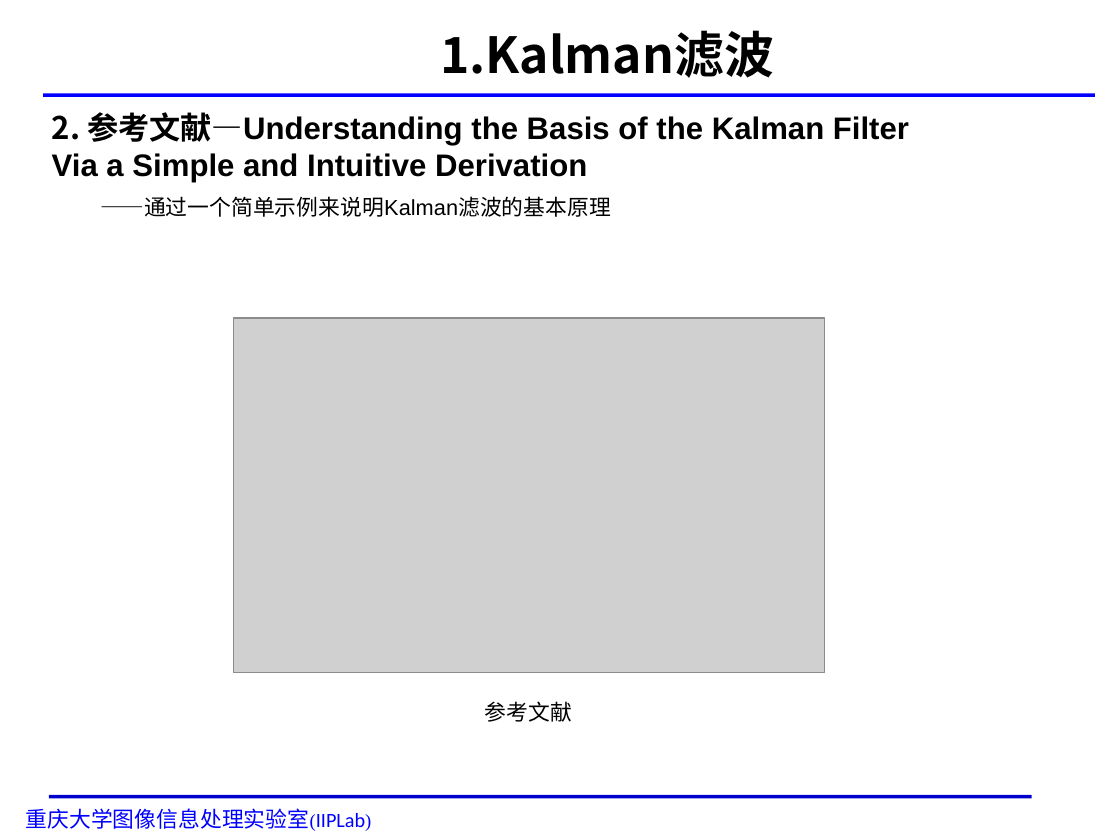
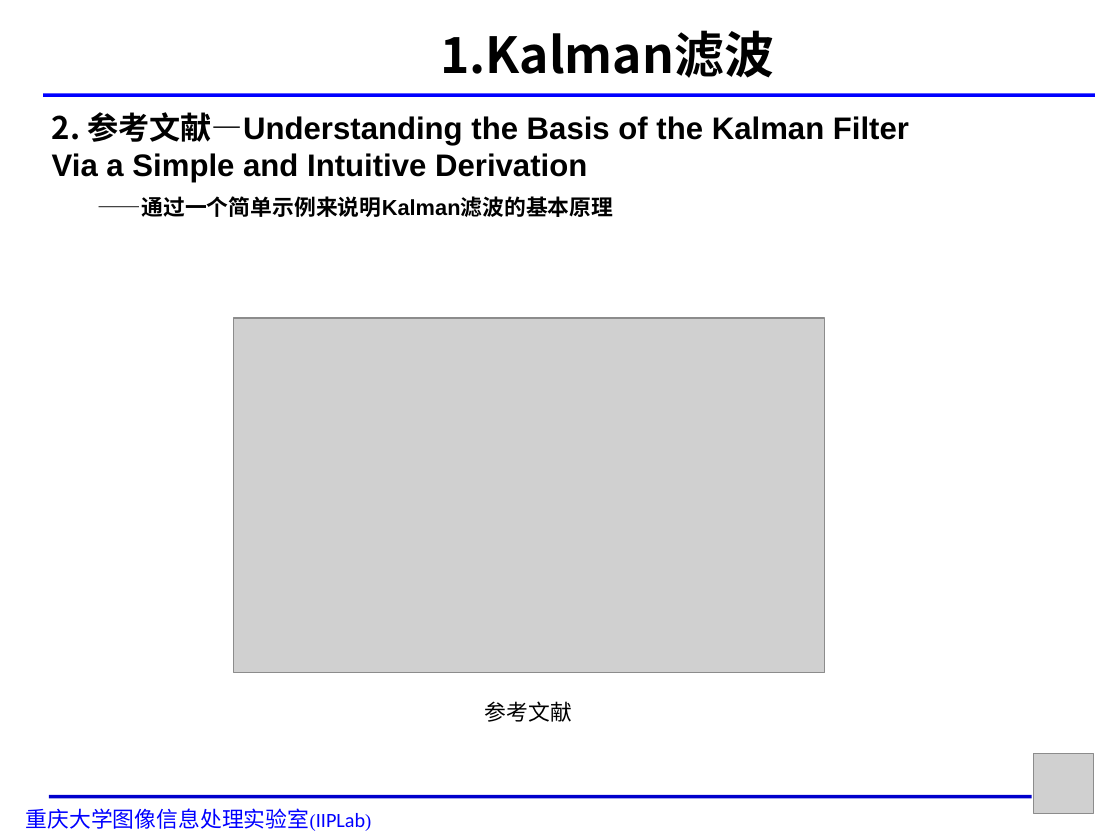
Before and after one commit to wangtaoknight/paper_machaine_signal, a slide deck: slide 3 of 信号检测分析/王涛-20190802025t.ppt. Drawn at 1120x840 pixels with LibreOffice and Linux fonts; fonts in the diff are those of the drawing; grey boxes stand for pictures; background and template pictures are left out. Boxes give left, top, right and bottom in pixels: in the first picture for what was removed or moved away, otherwise in the second. Text is boxed around its words. In the diff, an @@ line names an element or a change of style, - is before the commit and + after.

Commit message:
第二次修改
12号晚，修改基本格式

```diff
--- a/信号检测分析/王涛-20190802025t.ppt
+++ b/信号检测分析/王涛-20190802025t.ppt
@@ text "——通过一个简单示例来说明Kalman滤波的基本原理" at bbox=[98, 196, 613, 217]: bold on @@
@@ picture added at bbox=[1034, 754, 1093, 813] @@
```
Also in this commit, not shown: 9 other slides changed, 7 other files.
